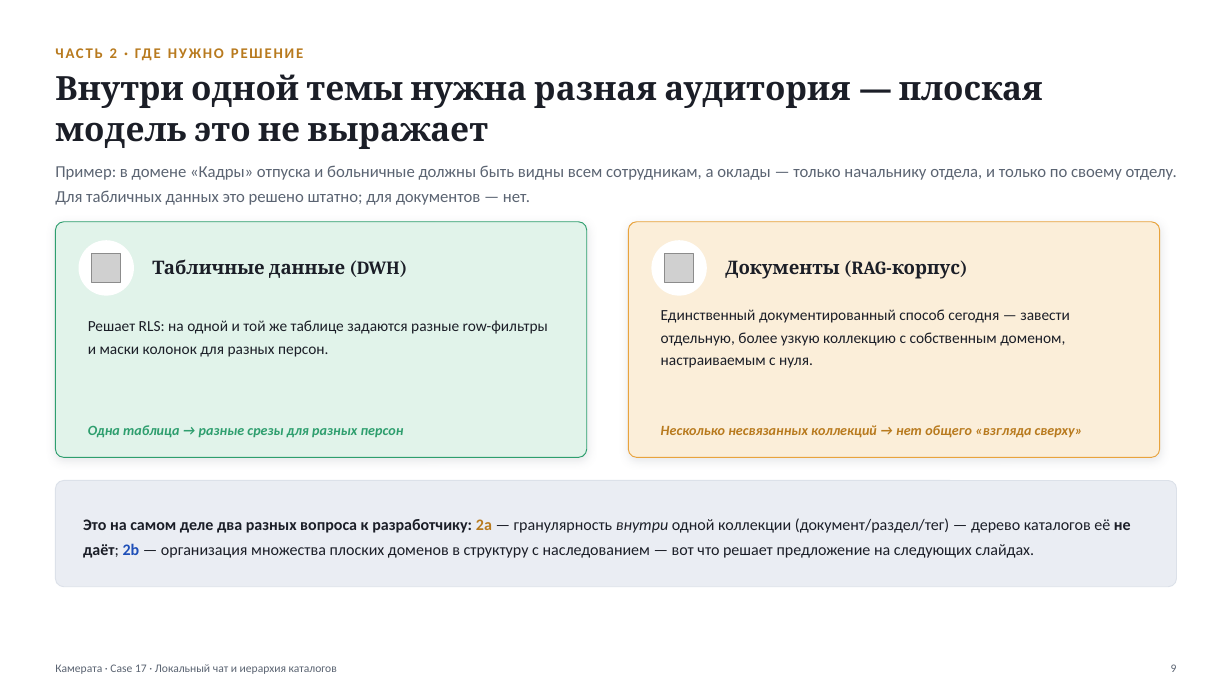
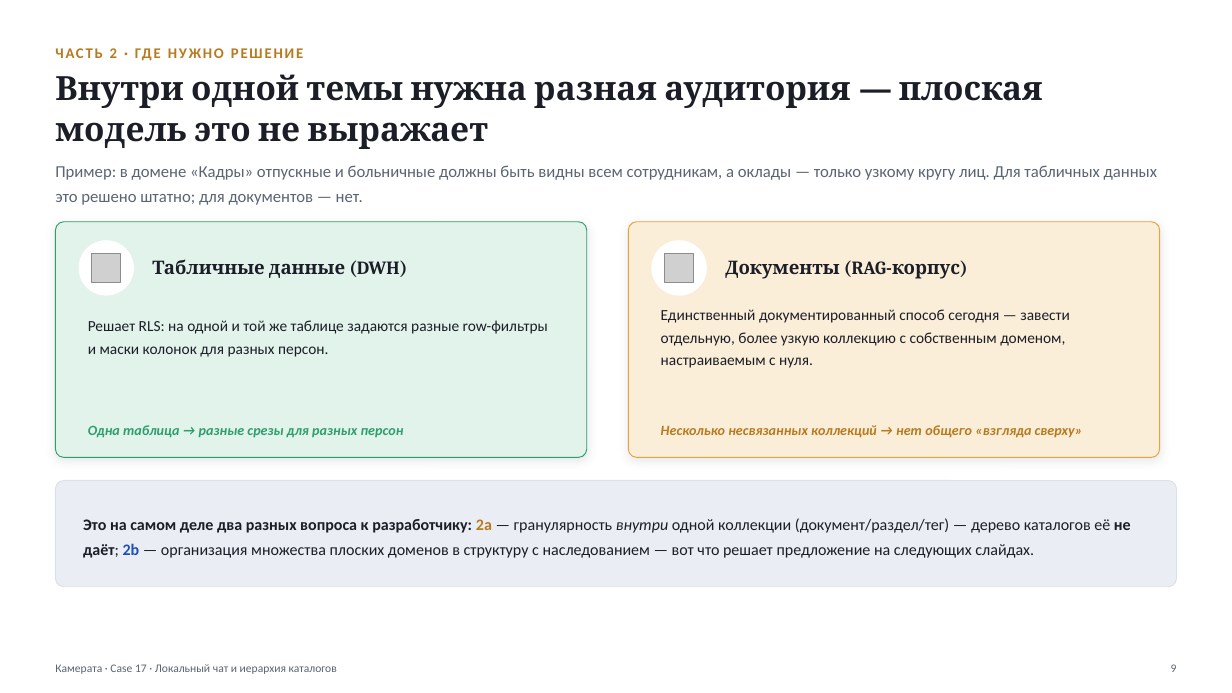
Before and after one commit to vladilslavandrosov-prog/job-RAG, a slide deck: slide 9 of docs/presentations/case-17-lokalny-chat-i-ierarhiya-katalogov.pptx. Drawn at 1232x693 pixels with LibreOffice and Linux fonts; fonts in the diff are those of the drawing; grey boxes stand for pictures. Boxes give left, top, right and bottom in pixels: in the first picture for what was removed or moved away, otherwise in the second. Text is boxed around its words. In the diff, an @@ line names an element or a change of style, - is before the commit and + after.

```diff
--- a/docs/presentations/case-17-lokalny-chat-i-ierarhiya-katalogov.pptx
+++ b/docs/presentations/case-17-lokalny-chat-i-ierarhiya-katalogov.pptx
@@ text at bbox=[55, 165, 1157, 205]: text changed @@
-Пример: в домене «Кадры» отпуска и больничные должны быть видны всем сотрудникам, а оклады — только начальнику отдела, и только по своему отделу. Для табличных данных это решено штатно; для документов — нет.
+Пример: в домене «Кадры» отпускные и больничные должны быть видны всем сотрудникам, а оклады — только узкому кругу лиц. Для табличных данных это решено штатно; для документов — нет.
```
Also in this commit, not shown: 2 other slides changed, 1 slide added, 1 slide removed.
